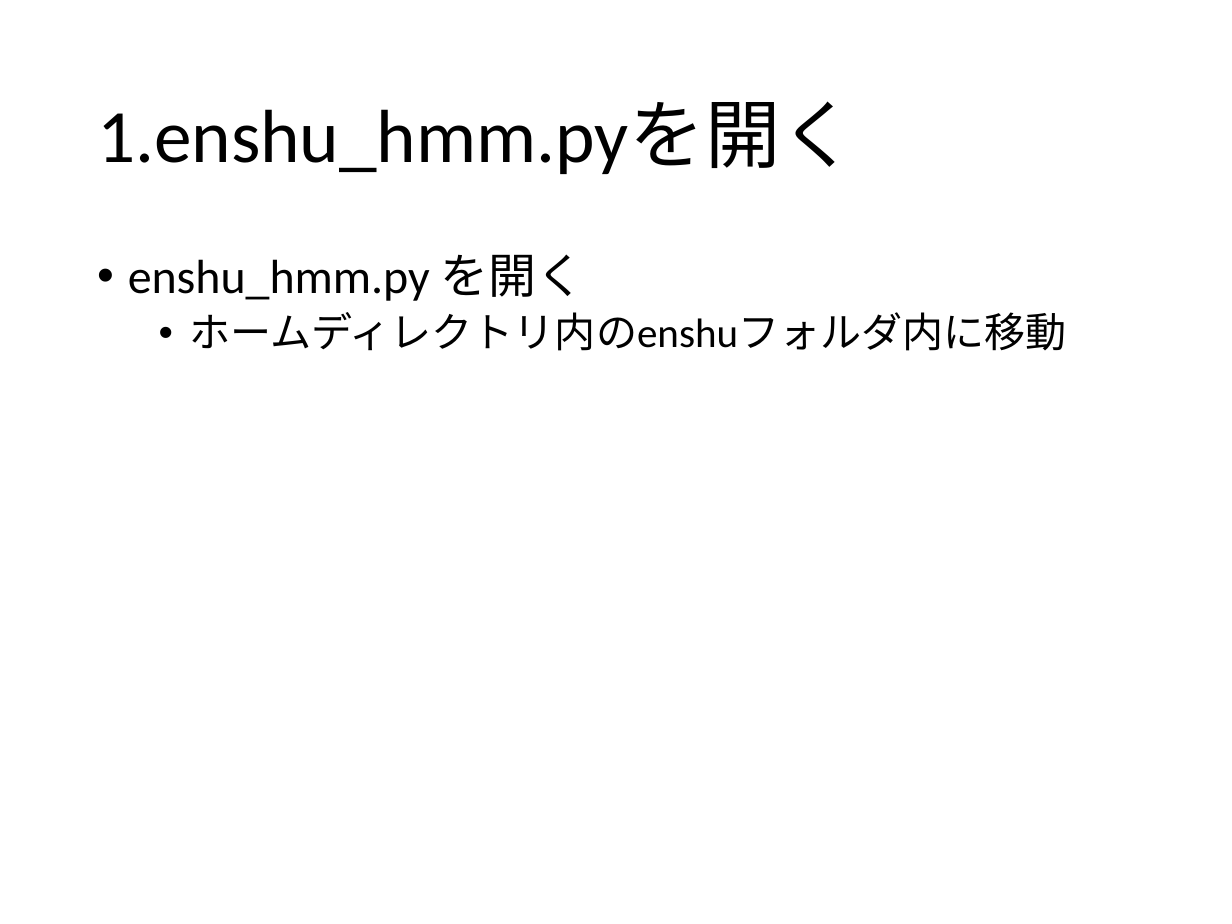
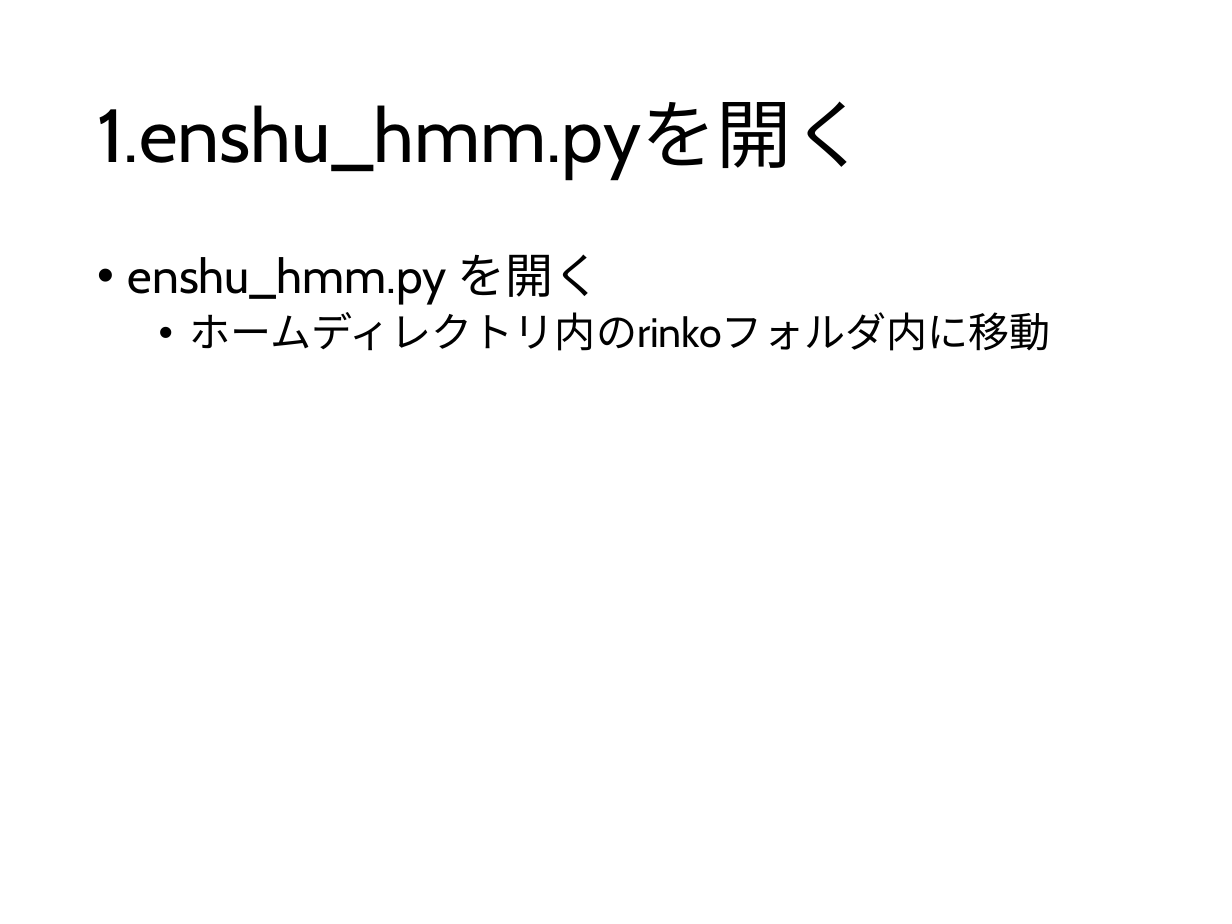
Before and after one commit to 2017B4/rinko, a slide deck: slide 2 of 輪講実習.pptx. Drawn at 1232x924 pixels with LibreOffice and Linux fonts; fonts in the diff are those of the drawing. Boxes give left, top, right and bottom in pixels: in the first picture for what was removed or moved away, otherwise in the second. Text is boxed around its words. In the diff, an @@ line names an element or a change of style, - is before the commit and + after.

```diff
--- a/輪講実習.pptx
+++ b/輪講実習.pptx
@@ title "1.enshu_hmm.pyを開く" at [97, 101, 867, 178]: font Calibri to Cabin @@
@@ text at [128, 254, 602, 304]: font Calibri to Cabin in "enshu_hmm.py を開く" @@
@@ text at [189, 312, 1050, 351]: text changed; font Calibri to Cabin @@
-  • ホームディレクトリ内のenshuフォルダ内に移動
+  • ホームディレクトリ内のrinkoフォルダ内に移動
```
Also in this commit, not shown: 30 other slides changed.
